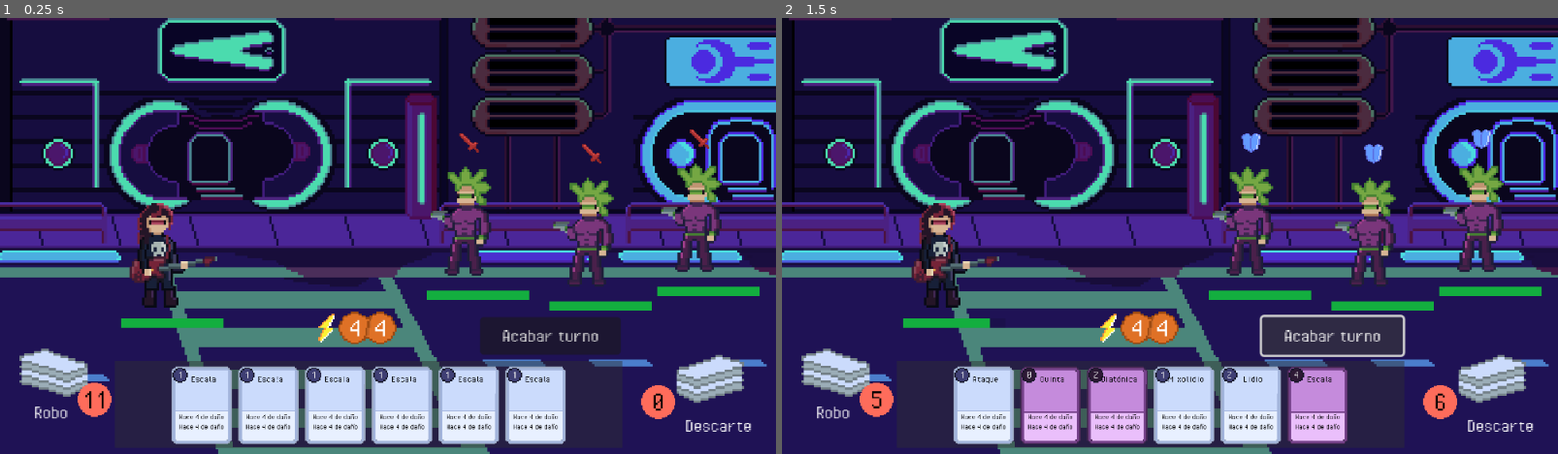
Above: before the commit, frames 1-2 (left to right).
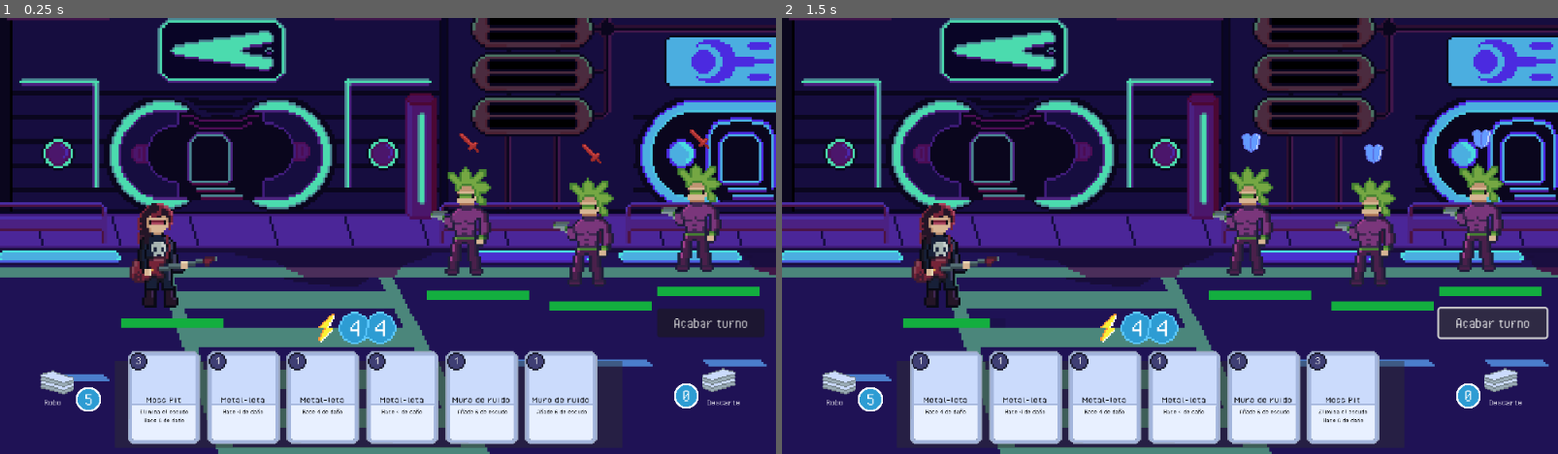
Above: after the commit, the same moments.

Repository: pablo-moreno/cyberdeck
Game: Godot game, scene res://scenes/battle.tscn
Two runs of this game, one before a commit and one after it. Both use one fixed random seed, a clock stepped at 60 frames per second and the inputs below.
Inputs (mouse positions are in pixels of both pictures, inside the frame that each line leads up to):
- Up to frame 1 (0.25 s): no input
- Up to frame 2 (1.5 s): tap Enter at 0.5 s; drag from (1255, 222) to (1247, 140) at 0.52 s; click "Acabar turno" at 1.25 s

The runs differ from the first frame. In frame 1, 14% of the frame differs, in the area x 2-99%, y 66-98%; in frame 2, 14%.

Commit message:
feat: created new cards and enabled player shield

Diff:
--- a/scenes/battle.tscn
+++ b/scenes/battle.tscn
@@ -49,26 +49,6 @@
 
 [node name="UI" type="Node" parent="."]
 
-[node name="DiscardLabel" type="Label" parent="UI"]
-offset_left = 553.0
-offset_top = -32.0
-offset_right = 632.0
-offset_bottom = -9.0
-theme = ExtResource("6_6vh42")
-theme_override_font_sizes/font_size = 16
-text = "Descarte"
-horizontal_alignment = 1
-
-[node name="DrawLabel" type="Label" parent="UI"]
-offset_left = 3.0
-offset_top = -43.0
-offset_right = 82.0
-offset_bottom = -20.0
-theme = ExtResource("6_6vh42")
-theme_override_font_sizes/font_size = 16
-text = "Robo"
-horizontal_alignment = 1
-
 [node name="DrawButton" type="Button" parent="UI"]
 visible = false
 offset_left = 518.0
@@ -80,10 +60,11 @@
 text = "Robar cartas"
 
 [node name="EndTurnButton" type="Button" parent="UI"]
-offset_left = 396.0
-offset_top = -113.0
-offset_right = 512.0
-offset_bottom = -82.0
+offset_left = 542.0
+offset_top = -120.0
+offset_right = 658.0
+offset_bottom = -89.0
+scale = Vector2(0.763309, 0.763309)
 theme = ExtResource("6_6vh42")
 theme_override_font_sizes/font_size = 16
 text = "Acabar turno"
@@ -96,50 +77,70 @@
 scale = Vector2(0.75, 0.75)
 
 [node name="Sprite2D2" type="Sprite2D" parent="UI"]
-position = Vector2(586, -60)
-scale = Vector2(2, 2)
+position = Vector2(593, -60)
+scale = Vector2(0.99548, 0.99548)
 texture = ExtResource("8_66ngm")
 flip_h = true
 
 [node name="Sprite2D" type="Sprite2D" parent="UI"]
-position = Vector2(44, -65)
-scale = Vector2(2, 2)
+position = Vector2(47, -58)
+scale = Vector2(0.997737, 0.997737)
 texture = ExtResource("8_66ngm")
 
 [node name="DiscardPileIcon" type="TextureRect" parent="UI"]
-offset_left = 528.0
+offset_left = 556.0
 offset_top = -58.0
-offset_right = 568.0
+offset_right = 596.0
 offset_bottom = -18.0
-scale = Vector2(0.75, 0.75)
+scale = Vector2(0.5, 0.5)
 texture = ExtResource("9_03edq")
 
 [node name="DiscardCounter" type="Label" parent="UI/DiscardPileIcon"]
+layout_mode = 0
 offset_top = 3.0
 offset_right = 40.0
 offset_bottom = 35.0
 theme = ExtResource("6_6vh42")
-theme_override_colors/font_color = Color(0, 0, 0, 1)
 theme_override_font_sizes/font_size = 32
 text = "0"
 horizontal_alignment = 1
 
+[node name="DiscardLabel" type="Label" parent="UI/DiscardPileIcon"]
+offset_left = 42.0
+offset_top = 22.0
+offset_right = 121.0
+offset_bottom = 45.0
+theme = ExtResource("6_6vh42")
+theme_override_font_sizes/font_size = 16
+text = "Descarte"
+horizontal_alignment = 1
+
 [node name="DrawPileIcon" type="TextureRect" parent="UI"]
 offset_left = 63.0
-offset_top = -60.0
+offset_top = -55.0
 offset_right = 103.0
-offset_bottom = -20.0
-scale = Vector2(0.75, 0.75)
+offset_bottom = -15.0
+scale = Vector2(0.5, 0.5)
 texture = ExtResource("9_03edq")
 
 [node name="DrawCounter" type="Label" parent="UI/DrawPileIcon"]
+layout_mode = 0
 offset_top = 3.0
 offset_right = 40.0
 offset_bottom = 35.0
 theme = ExtResource("6_6vh42")
-theme_override_colors/font_color = Color(0, 0, 0, 1)
 theme_override_font_sizes/font_size = 32
 text = "0"
+horizontal_alignment = 1
+
+[node name="DrawLabel" type="Label" parent="UI/DrawPileIcon"]
+offset_left = -78.0
+offset_top = 16.0
+offset_right = 1.0
+offset_bottom = 39.0
+theme = ExtResource("6_6vh42")
+theme_override_font_sizes/font_size = 16
+text = "Robo"
 horizontal_alignment = 1
 
 [node name="Enemies" type="Node" parent="."]
--- a/scenes/cards/hand.tscn
+++ b/scenes/cards/hand.tscn
@@ -7,8 +7,9 @@
 point_count = 3
 
 [sub_resource type="Curve" id="Curve_3l5fv"]
-_data = [Vector2(0, 0), 0.0, 0.0, 0, 0, Vector2(0.573883, 0.397472), 0.0, 0.0, 0, 0]
-point_count = 2
+_limits = [0.0, 1.0, -1.0, 1.0]
+_data = [Vector2(-1, 0), 0.0, 0.0, 0, 0, Vector2(0, 0.498647), 0.0, 0.0, 0, 0, Vector2(1, 1), 0.0, 0.0, 0, 0]
+point_count = 3
 
 [node name="Hand" type="ColorRect"]
 offset_top = -40.0
@@ -17,3 +18,4 @@
 script = ExtResource("1_62ged")
 hand_curve = SubResource("Curve_62ged")
 rotation_curve = SubResource("Curve_3l5fv")
+x_sep = 15
--- a/scenes/cards/card.tscn
+++ b/scenes/cards/metalgirl/metalbass.tscn
@@ -5,12 +5,9 @@
 
 [node name="Card" type="Node"]
 script = ExtResource("1_fa4yn")
+card_name = "Metal-leta"
+energy = 1
 metadata/_custom_type_script = "uid://2k4h1j2357l6"
-
-[node name="AttackEffect2" type="Node" parent="."]
-script = ExtResource("3_7s3sq")
-base_damage = 4
-metadata/_custom_type_script = "uid://b5vi6tkuxmwiy"
 
 [node name="AttackEffect" type="Node" parent="."]
 script = ExtResource("3_7s3sq")
--- /dev/null
+++ b/scenes/cards/metalgirl/mosspit.tscn
@@ -0,0 +1,18 @@
+[gd_scene load_steps=4 format=3 uid="uid://bbm1nd6yphkxl"]
+
+[ext_resource type="Script" uid="uid://2k4h1j2357l6" path="res://scripts/cards/card.gd" id="1_w4d46"]
+[ext_resource type="Script" uid="uid://d0w2vuqfcgvk4" path="res://scripts/cards/effects/remove_enemy_shield_effect.gd" id="2_fwt4q"]
+[ext_resource type="Script" uid="uid://b5vi6tkuxmwiy" path="res://scripts/cards/effects/attack_effect.gd" id="3_f8m6e"]
+
+[node name="Mosspit" type="Node"]
+script = ExtResource("1_w4d46")
+card_name = "Moss Pit"
+metadata/_custom_type_script = "uid://2k4h1j2357l6"
+
+[node name="RemoveEnemyShieldEffect" type="Node" parent="."]
+script = ExtResource("2_fwt4q")
+metadata/_custom_type_script = "uid://d0w2vuqfcgvk4"
+
+[node name="AttackEffect" type="Node" parent="."]
+script = ExtResource("3_f8m6e")
+metadata/_custom_type_script = "uid://b5vi6tkuxmwiy"
--- /dev/null
+++ b/scenes/cards/metalgirl/wall_of_sound.tscn
@@ -0,0 +1,15 @@
+[gd_scene load_steps=3 format=3 uid="uid://bc6g2f7p8cr24"]
+
+[ext_resource type="Script" uid="uid://2k4h1j2357l6" path="res://scripts/cards/card.gd" id="1_cco6u"]
+[ext_resource type="Script" uid="uid://dl2ovw7kpojh3" path="res://scripts/cards/effects/shield_effect.gd" id="2_r7ile"]
+
+[node name="SoundWall" type="Node"]
+script = ExtResource("1_cco6u")
+card_name = "Muro de ruido"
+energy = 1
+target_type = 2
+metadata/_custom_type_script = "uid://2k4h1j2357l6"
+
+[node name="ShieldEffect" type="Node" parent="."]
+script = ExtResource("2_r7ile")
+metadata/_custom_type_script = "uid://dl2ovw7kpojh3"
--- a/scenes/characters/metalgirl.tscn
+++ b/scenes/characters/metalgirl.tscn
@@ -1,13 +1,16 @@
-[gd_scene load_steps=10 format=3 uid="uid://8ic7nydh8por"]
+[gd_scene load_steps=13 format=3 uid="uid://8ic7nydh8por"]
 
 [ext_resource type="Script" uid="uid://dhqdjhjlyeytj" path="res://scripts/player/character.gd" id="1_cxrlw"]
 [ext_resource type="Texture2D" uid="uid://r1koqq2d15u" path="res://sprites/characters/metalgirl.png" id="2_qkf0o"]
 [ext_resource type="Script" uid="uid://bxcm4afx5th3e" path="res://scripts/cards/pile.gd" id="3_ppwyf"]
-[ext_resource type="PackedScene" uid="uid://uf8n081rxxwe" path="res://scenes/cards/card.tscn" id="4_ppwyf"]
+[ext_resource type="PackedScene" uid="uid://bbm1nd6yphkxl" path="res://scenes/cards/metalgirl/mosspit.tscn" id="4_bc2xx"]
+[ext_resource type="PackedScene" uid="uid://uf8n081rxxwe" path="res://scenes/cards/metalgirl/metalbass.tscn" id="4_ppwyf"]
+[ext_resource type="PackedScene" uid="uid://bc6g2f7p8cr24" path="res://scenes/cards/metalgirl/wall_of_sound.tscn" id="5_bhie5"]
 [ext_resource type="Script" uid="uid://crfstdtmbnfuv" path="res://scripts/common/health.gd" id="5_gjix5"]
 [ext_resource type="Script" uid="uid://b1oja3s2i1c3s" path="res://scripts/traits/extra_draw_trait.gd" id="6_r71r1"]
 [ext_resource type="Script" uid="uid://c2x2a1fr37er3" path="res://scripts/traits/extra_energy_trait.gd" id="7_copgy"]
 [ext_resource type="PackedScene" uid="uid://b5i3fykbust0s" path="res://scenes/ui/progress_health_bar_gradient.tscn" id="8_1ie2l"]
+[ext_resource type="Script" uid="uid://cw68u1tj5oj6p" path="res://scripts/utils/dropable_area.gd" id="10_kpmjy"]
 
 [sub_resource type="CapsuleShape2D" id="CapsuleShape2D_qkf0o"]
 radius = 44.0
@@ -22,6 +25,7 @@
 texture = ExtResource("2_qkf0o")
 
 [node name="CollisionShape2D" type="CollisionShape2D" parent="."]
+visible = false
 shape = SubResource("CapsuleShape2D_qkf0o")
 
 [node name="Piles" type="Node" parent="."]
@@ -30,80 +34,27 @@
 script = ExtResource("3_ppwyf")
 metadata/_custom_type_script = "uid://bxcm4afx5th3e"
 
-[node name="Card11" parent="Piles/Deck" instance=ExtResource("4_ppwyf")]
-card_name = "Escala"
-energy = 1
+[node name="Mosspit" parent="Piles/Deck" instance=ExtResource("4_bc2xx")]
 
-[node name="Card10" parent="Piles/Deck" instance=ExtResource("4_ppwyf")]
-card_name = "Escala"
-energy = 1
+[node name="Metalbass" parent="Piles/Deck" instance=ExtResource("4_ppwyf")]
 
-[node name="Card9" parent="Piles/Deck" instance=ExtResource("4_ppwyf")]
-card_name = "Escala"
-energy = 1
+[node name="Metalbass2" parent="Piles/Deck" instance=ExtResource("4_ppwyf")]
 
-[node name="Card8" parent="Piles/Deck" instance=ExtResource("4_ppwyf")]
-card_name = "Escala"
-energy = 1
+[node name="Metalbass3" parent="Piles/Deck" instance=ExtResource("4_ppwyf")]
 
-[node name="Card7" parent="Piles/Deck" instance=ExtResource("4_ppwyf")]
-card_name = "Escala"
-energy = 1
+[node name="WallOfSound" parent="Piles/Deck" instance=ExtResource("5_bhie5")]
 
-[node name="Card6" parent="Piles/Deck" instance=ExtResource("4_ppwyf")]
-card_name = "Escala"
-energy = 1
+[node name="WallOfSound2" parent="Piles/Deck" instance=ExtResource("5_bhie5")]
 
-[node name="Card5" parent="Piles/Deck" instance=ExtResource("4_ppwyf")]
-card_name = "Ataque"
-energy = 1
+[node name="Metalbass4" parent="Piles/Deck" instance=ExtResource("4_ppwyf")]
 
-[node name="Card4" parent="Piles/Deck" instance=ExtResource("4_ppwyf")]
-card_name = "Quinta"
-energy = 0
-type = 1
+[node name="Metalbass5" parent="Piles/Deck" instance=ExtResource("4_ppwyf")]
 
-[node name="Card3" parent="Piles/Deck" instance=ExtResource("4_ppwyf")]
-card_name = "Diatónica"
-energy = 2
-type = 1
+[node name="Metalbass6" parent="Piles/Deck" instance=ExtResource("4_ppwyf")]
 
-[node name="Card2" parent="Piles/Deck" instance=ExtResource("4_ppwyf")]
-card_name = "Mixolidio"
-energy = 1
+[node name="Metalbass7" parent="Piles/Deck" instance=ExtResource("4_ppwyf")]
 
-[node name="Card" parent="Piles/Deck" instance=ExtResource("4_ppwyf")]
-card_name = "Lidio"
-energy = 2
-
-[node name="Card12" parent="Piles/Deck" instance=ExtResource("4_ppwyf")]
-card_name = "Escala"
-energy = 4
-type = 1
-
-[node name="Card13" parent="Piles/Deck" instance=ExtResource("4_ppwyf")]
-card_name = "Escala"
-energy = 2
-
-[node name="Card15" parent="Piles/Deck" instance=ExtResource("4_ppwyf")]
-card_name = "Escala"
-energy = 0
-type = 2
-
-[node name="Card16" parent="Piles/Deck" instance=ExtResource("4_ppwyf")]
-card_name = "Escala"
-energy = 0
-type = 2
-
-[node name="Card17" parent="Piles/Deck" instance=ExtResource("4_ppwyf")]
-card_name = "Escala"
-energy = 1
-type = 2
-
-[node name="Card14" parent="Piles/Deck" instance=ExtResource("4_ppwyf")]
-card_name = "Escala"
-energy = 1
-type = 1
+[node name="WallOfSound3" parent="Piles/Deck" instance=ExtResource("5_bhie5")]
 
 [node name="Draw" type="Node" parent="Piles"]
 script = ExtResource("3_ppwyf")
@@ -141,3 +92,15 @@
 offset_right = 223.0
 offset_bottom = 60.0
 scale = Vector2(0.33, 7.539)
+
+[node name="DropableCardArea" type="Control" parent="."]
+layout_mode = 3
+anchors_preset = 0
+offset_left = -38.0
+offset_top = -52.0
+offset_right = 2.0
+offset_bottom = -12.0
+scale = Vector2(2.11149, 2.57972)
+script = ExtResource("10_kpmjy")
+target_type = 2
+metadata/_custom_type_script = "uid://cw68u1tj5oj6p"
--- a/scenes/ui/card_ui.tscn
+++ b/scenes/ui/card_ui.tscn
@@ -14,10 +14,11 @@
 anchors_preset = -1
 anchor_right = 0.143
 anchor_bottom = 0.257
-offset_left = -24.0
+offset_left = -18.0
 offset_top = -32.0
-offset_right = -67.52
+offset_right = -61.52
 offset_bottom = -60.52
+scale = Vector2(1.2, 1.2)
 pivot_offset = Vector2(48, 64)
 size_flags_horizontal = 4
 size_flags_vertical = 4
@@ -47,17 +48,16 @@
 [node name="DescriptionLabel" type="Label" parent="UI"]
 texture_filter = 1
 layout_mode = 0
-offset_left = 3.0
-offset_top = 38.0
-offset_right = 108.0
-offset_bottom = 88.0
-scale = Vector2(0.4, 0.4)
+offset_left = 8.0
+offset_top = 39.0
+offset_right = 113.0
+offset_bottom = 89.0
+scale = Vector2(0.3, 0.3)
 theme = ExtResource("5_7cyci")
 theme_override_colors/font_color = Color(0, 0, 0, 1)
 theme_override_font_sizes/font_size = 16
 text = "Hace 6 de daño"
 horizontal_alignment = 1
-vertical_alignment = 1
 
 [node name="EnergyLabel" type="Label" parent="UI"]
 texture_filter = 1
@@ -79,19 +79,18 @@
 [node name="TitleLabel" type="Label" parent="UI"]
 texture_filter = 1
 layout_mode = 0
-offset_left = 11.0
-offset_top = 6.0
-offset_right = 127.0
-offset_bottom = 38.0
-scale = Vector2(0.25, 0.25)
+offset_left = 3.0
+offset_top = 30.0
+offset_right = 95.0
+offset_bottom = 62.0
+scale = Vector2(0.45, 0.4)
 mouse_filter = 1
 mouse_default_cursor_shape = 2
 theme = ExtResource("5_7cyci")
 theme_override_colors/font_color = Color(0, 0, 0, 1)
-theme_override_font_sizes/font_size = 32
-text = "title"
+theme_override_font_sizes/font_size = 16
+text = "muro de sonido"
 horizontal_alignment = 1
-vertical_alignment = 1
 
 [node name="HoverRect" type="ColorRect" parent="."]
 layout_mode = 0
--- a/scenes/ui/energy_ui.tscn
+++ b/scenes/ui/energy_ui.tscn
@@ -14,6 +14,7 @@
 texture = ExtResource("1_6sggc")
 
 [node name="CurrentEnergyLabel" type="Label" parent="."]
+layout_mode = 0
 offset_left = -12.0
 offset_top = -17.0
 offset_right = 16.0
--- a/scripts/cards/card.gd
+++ b/scripts/cards/card.gd
@@ -12,6 +12,8 @@
 @export_range(0, 9) var energy: int = 3
 
 @export var type: CARD_TYPE = CARD_TYPE.BASE
+@export var target_type: GlobalSignals.TargetType = GlobalSignals.TargetType.ENEMY
+
 const SIZE: Vector2 = Vector2(48, 64)
 
 var _player: Character = null
@@ -67,6 +69,10 @@
     GlobalSignals.card_changed_pile.emit(self, target)
 
 
+func get_card_name():
+    return tr(name)
+
+
 func get_description():
     var description: String = ''
 
--- /dev/null
+++ b/scripts/cards/effects/remove_enemy_shield_effect.gd
@@ -0,0 +1,9 @@
+class_name RemoveEnemyShieldEffect extends CardEffect
+
+
+func apply(card: Card, origin: Character, targets: Array[Variant]):
+    for target in targets:
+        target.health.reset_shield()
+
+func get_description():
+    return tr("Elimina el escudo")
--- /dev/null
+++ b/scripts/cards/effects/shield_effect.gd
@@ -0,0 +1,10 @@
+class_name ShieldEffect extends CardEffect
+
+@export var base_shield: int = 6
+
+
+func apply(card: Card, origin: Character, targets: Array[Variant]):
+    origin.health.add_shield(base_shield)
+
+func get_description():
+    return tr("Añade %s de escudo" % base_shield)
--- a/scripts/common/globals.gd
+++ b/scripts/common/globals.gd
@@ -1,5 +1,12 @@
 class_name Globals
 extends Node
+
+
+enum TargetType {
+    ALL_ENEMIES,
+    ENEMY,
+    PLAYER,
+}
 
 
 signal card_changed_pile(card: Card, pile: Pile)
--- a/scripts/common/health.gd
+++ b/scripts/common/health.gd
@@ -3,14 +3,13 @@
 """
 class_name Health extends Node
 
-# Properties variables
-
+#region Properties variables
 @export var health = 100
 @export var current_max_health = 100
 @export var current_shield = 0
+#endregion
 
-# Signals
-
+#region Signals
 ## Emitted when the health is lowered to 0
 signal death
 
@@ -28,6 +27,7 @@
 
 ## Emitted after healing
 signal healed
+#endregion
 
 func _ready():
     change_health.emit(health)
--- a/scripts/enemies/action.gd
+++ b/scripts/enemies/action.gd
@@ -12,5 +12,5 @@
 @onready var icon: Sprite2D = $Icon
 
 
-func run(player: Character, enemy: Enemy):
+func run(_player: Character, _enemy: Enemy):
     pass
--- a/scripts/enemies/enemy.gd
+++ b/scripts/enemies/enemy.gd
@@ -24,6 +24,7 @@
     dropable_card_area.dragging_over.connect(_on_dropable_area_dragging_over)
     dropable_card_area.not_dragging.connect(_on_dropable_area_not_dragging)
 
+
 func set_player(player: Character):
     _player = player
 
@@ -43,7 +44,6 @@
     return null
 
 func _apply_next_action():
-    print('turno de %s' % name)
     var actions_count = actions.get_child_count()
     var action = _get_next_action()
     action.run(_player, self)
--- a/scripts/player/character.gd
+++ b/scripts/player/character.gd
@@ -1,5 +1,7 @@
 class_name Character extends CharacterBody2D
 
+#region Nodes
+@onready var sprite: Sprite2D = $Sprite2D
 @onready var deck: Pile = $Piles/Deck
 @onready var draw_pile: Pile = $Piles/Draw
 @onready var discard_pile: Pile = $Piles/Discard
@@ -7,13 +9,18 @@
 @onready var exhaust_pile: Pile = $Piles/Exhaust
 @onready var traits: Node = $Traits
 @onready var health: Health = $Health
+@onready var dropable_card_area: DropableCardArea = $DropableCardArea
+#endregion
 
+#region Exported variables
 @export var cards_to_draw: int = 5
 @export var default_max_energy: int = 3
 @export var max_energy: int = 3
 @export var current_energy: int = 3
+@export var modulate_color: Color = Color(0.0, 0.863, 0.863)
+#endregion
 
-
+#region Signals
 signal ended_player_turn
 signal started_player_turn
 
@@ -24,6 +31,7 @@
 signal hand_reset
 
 signal dead
+#endregion
 
 
 func _ready() -> void:
@@ -32,8 +40,11 @@
     GlobalSignals.discard_card.connect(discard_card)
     GlobalSignals.exhaust_card.connect(exhaust_card)
     started_player_turn.connect(start_turn)
+    dropable_card_area.dragging_over.connect(_on_dropable_area_dragging_over)
+    dropable_card_area.not_dragging.connect(_on_dropable_area_not_dragging)
 
 
+#region Card handling
 func _get_cards_to_draw() -> int:
     return cards_to_draw
 
@@ -105,7 +116,9 @@
     current_energy -= card.energy
     current_energy_changed.emit(current_energy)
 
+#endregion
 
+#region Turn management
 func end_turn():
     ended_player_turn.emit()
 
@@ -114,6 +127,7 @@
     apply_effects()
     draw_round_cards()
     reset_energy()
+    health.reset_shield()
     GlobalSignals.set_energy_remaining(current_energy)
 
 
@@ -140,6 +154,17 @@
     current_energy -= amount
     current_energy_changed.emit(current_energy)
 
+#endregion
 
+#region Signal events
 func _on_death():
     dead.emit()
+
+
+func _on_dropable_area_dragging_over() -> void:
+    sprite.modulate = modulate_color
+
+
+func _on_dropable_area_not_dragging() -> void:
+    sprite.modulate = Color(Color.WHITE, 1)
+#endregion
--- a/scripts/traits/trait.gd
+++ b/scripts/traits/trait.gd
@@ -11,8 +11,6 @@
 @export var type: TYPE = TYPE.TURN
 @export var apply_on_count: int = 3
 
-var _count = 0
 
-
-func apply(target: Character):
+func apply(_target: Character):
     pass
--- a/scripts/ui/card_ui.gd
+++ b/scripts/ui/card_ui.gd
@@ -4,7 +4,6 @@
 @export var _card: Card = null
 @export_range(1.0, 1.5) var hover_transform = 1.25
 @export_range(0, 24) var hover_up_pixels = 12
-
 
 @onready var ui: Control = $UI
 @onready var base_sprite: Sprite2D = $UI/BaseCard
@@ -27,6 +26,10 @@
 func set_card(card: Card):
     _card = card
     _attach_signals()
+
+
+func get_card() -> Card:
+    return _card
 
 
 func remove_card(card: Card):
@@ -72,9 +75,5 @@
     z_index = 0
 
 
-func _on_hover_rect_gui_input(event: InputEvent) -> void:
-    pass
-
-
 func _edit_preview_node(node: Draggable):
     node.z_index = 100
--- a/scripts/utils/draggable.gd
+++ b/scripts/utils/draggable.gd
@@ -13,7 +13,7 @@
     visible = false
 
 
-func _edit_preview_node(node: Draggable):
+func _edit_preview_node(_node: Draggable):
     pass
 
 
--- a/scripts/utils/dropable_area.gd
+++ b/scripts/utils/dropable_area.gd
@@ -1,10 +1,10 @@
 class_name DropableCardArea extends Control
-
 
 signal dragging_over
 signal not_dragging
 
-var _is_mouse_over: bool = false
+
+@export var target_type: GlobalSignals.TargetType = GlobalSignals.TargetType.ENEMY
 
 
 func _ready() -> void:
@@ -15,18 +15,25 @@
     return [get_parent()]
 
 
-func _can_drop_data(at_position: Vector2, data: Variant) -> bool:
+func _can_drop_data(_at_position: Vector2, data: Variant) -> bool:
+    if data is not CardUI:
+        return false
+
+    var card_ui: CardUI = data
+    var _card: Card = card_ui.get_card()
+
+    if _card.target_type != target_type:
+        return false
+
     dragging_over.emit()
-    if data is CardUI:
-        return true
-    return false
+    return true
 
 
-func _drop_data(at_position: Vector2, card: Variant) -> void:
+func _drop_data(_at_position: Vector2, card: Variant) -> void:
     var targets = _get_targets()
 
     if card is CardUI:
-        card._card.play_card.emit(targets)
+        card.get_card().play_card.emit(targets)
     not_dragging.emit()
 
 
--- a/textures/circle_texture.tres
+++ b/textures/circle_texture.tres
@@ -2,8 +2,8 @@
 
 [sub_resource type="Gradient" id="Gradient_juggl"]
 interpolation_mode = 1
-offsets = PackedFloat32Array(0, 0.679181)
-colors = PackedColorArray(0.999891, 0.425899, 0.357204, 1, 1, 1, 1, 0)
+offsets = PackedFloat32Array(0, 0.643885, 0.755639)
+colors = PackedColorArray(0.176471, 0.611765, 0.827451, 1, 1, 1, 1, 1, 1, 1, 1, 0)
 
 [resource]
 gradient = SubResource("Gradient_juggl")
Not shown, added: scripts/cards/effects/remove_enemy_shield_effect.gd.uid
Not shown, added: scripts/cards/effects/shield_effect.gd.uid
Binary file changed: sprites/icons/energy.png
